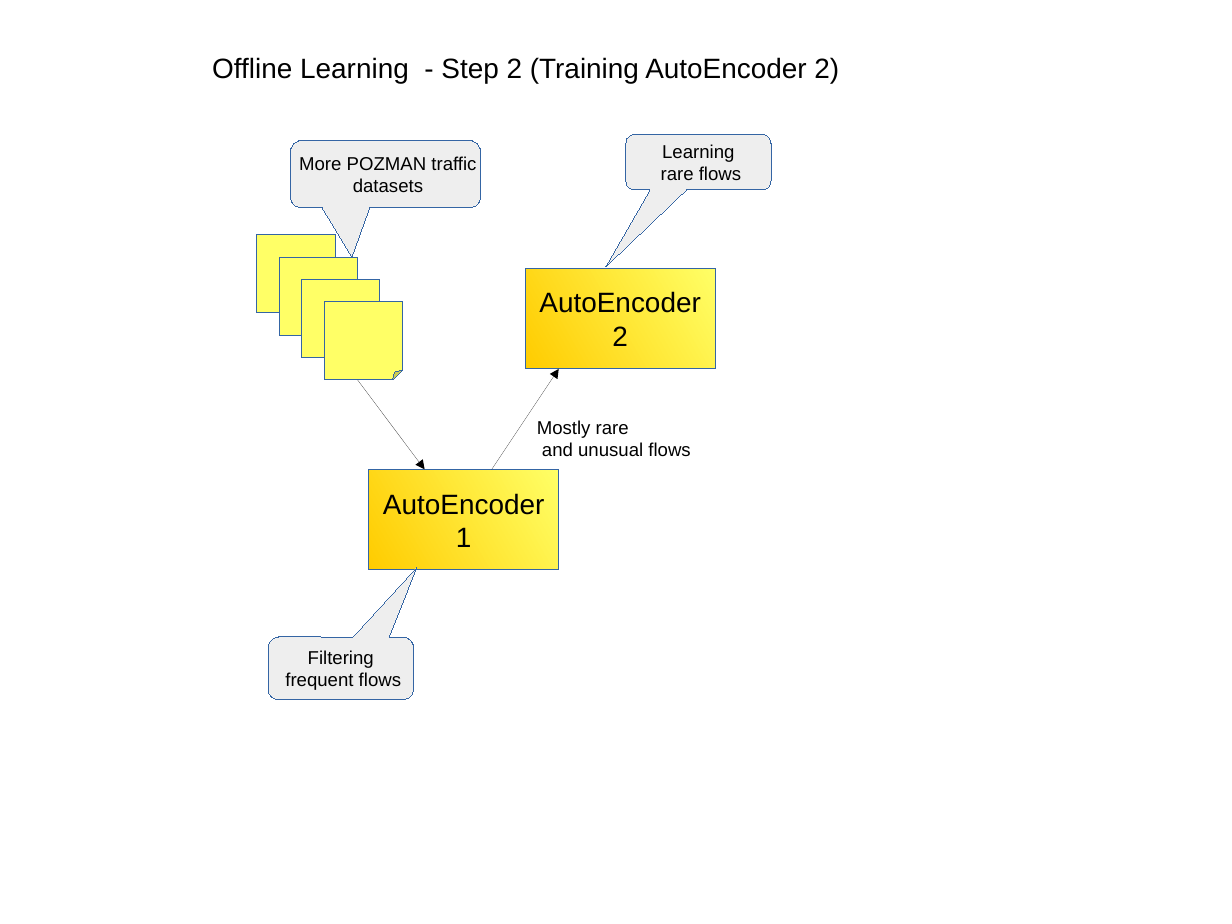
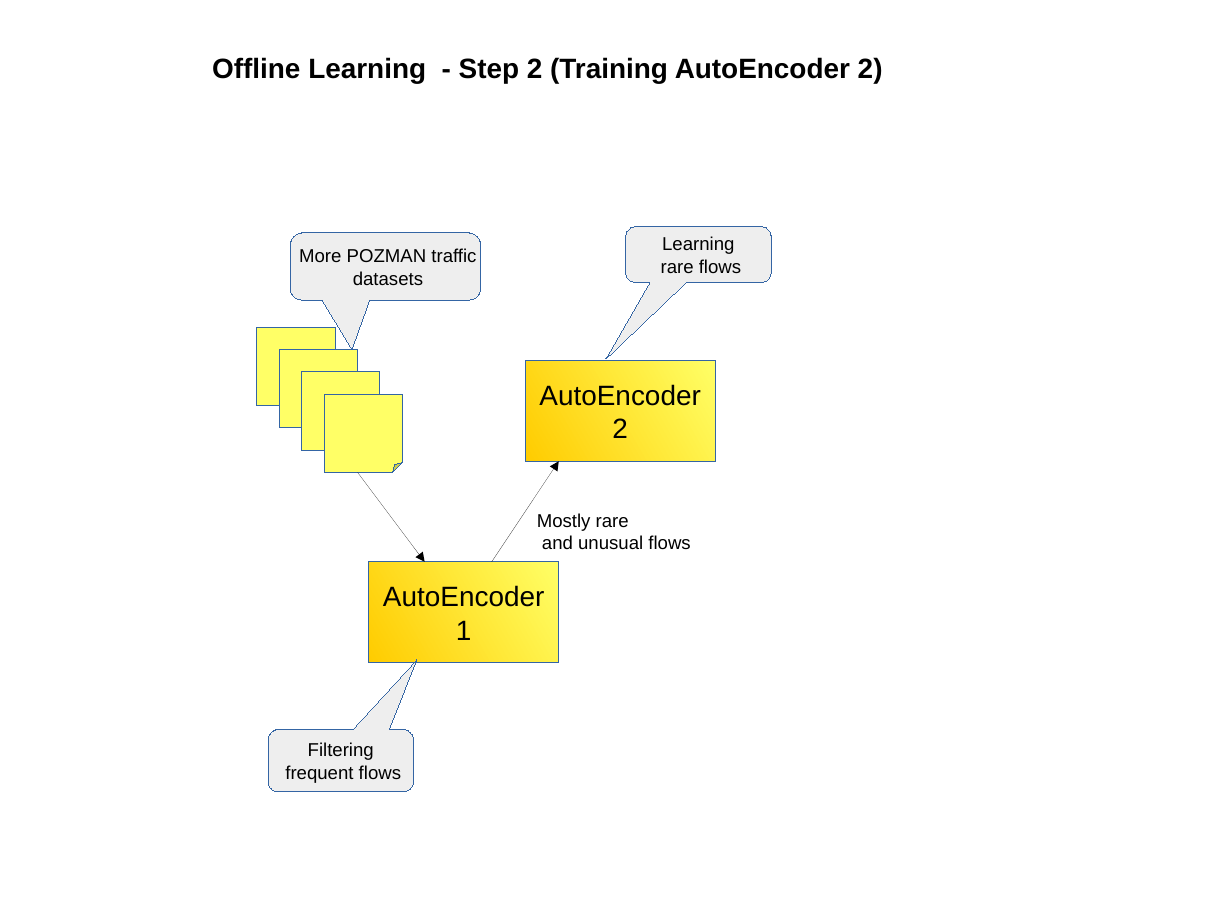
Before and after one commit to damomeen/machine_learning_various, a slide deck: slide 4 of Density anomalities.odp (slide 3 before the commit). Drawn at 1232x924 pixels with LibreOffice and Linux fonts; fonts in the diff are those of the drawing. Boxes give left, top, right and bottom in pixels: in the first picture for what was removed or moved away, otherwise in the second. Text is boxed around its words. In the diff, an @@ line names an element or a change of style, - is before the commit and + after.

```diff
--- a/Density anomalities.odp
+++ b/Density anomalities.odp
@@ text "Offline Learning - Step 2 ..." at box(212, 57, 883, 83): bold on @@
@@ folded corner: place and size @@
-folded corner at box(324, 302, 402, 380)
+folded corner at box(257, 328, 335, 406)
@@ folded corner at box(257, 328, 335, 406): proportions changed @@
@@ folded corner: place and size @@
-folded corner at box(302, 279, 380, 358)
+folded corner at box(279, 350, 358, 428)
@@ folded corner: place and size @@
-folded corner at box(279, 257, 358, 335)
+folded corner at box(302, 372, 380, 451)
@@ folded corner at box(324, 395, 402, 473): proportions changed @@
@@ folded corner: place and size @@
-folded corner at box(257, 235, 335, 313)
+folded corner at box(324, 395, 402, 473)
@@ 3 rounded speech boxes, 2 arrows, 1 text, 1 rectangle: place and size @@
-3 rounded speech boxes, 2 arrows, 1 text, 1 rectangle at box(268, 134, 771, 700)
+3 rounded speech boxes, 2 arrows, 1 text, 1 rectangle at box(268, 227, 771, 793)
@@ rectangle "AutoEncoder": place and size @@
-rectangle "AutoEncoder" at box(369, 470, 559, 570)
+rectangle "AutoEncoder" at box(369, 562, 559, 663)
```
Also in this commit, not shown: 4 other slides changed, 1 slide added, 2 other files.
